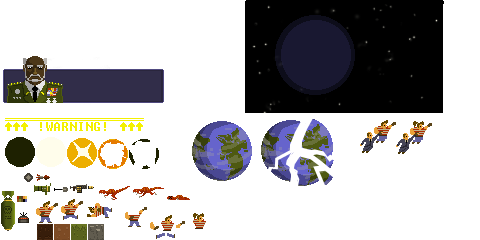
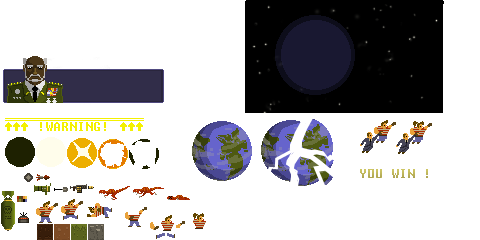
Layered file, before and after one edit (480 x 240). Changes by layer:
added layer "YOU WIN !" above "Layer 34 copy" over left=360, top=169, right=428, bottom=178
